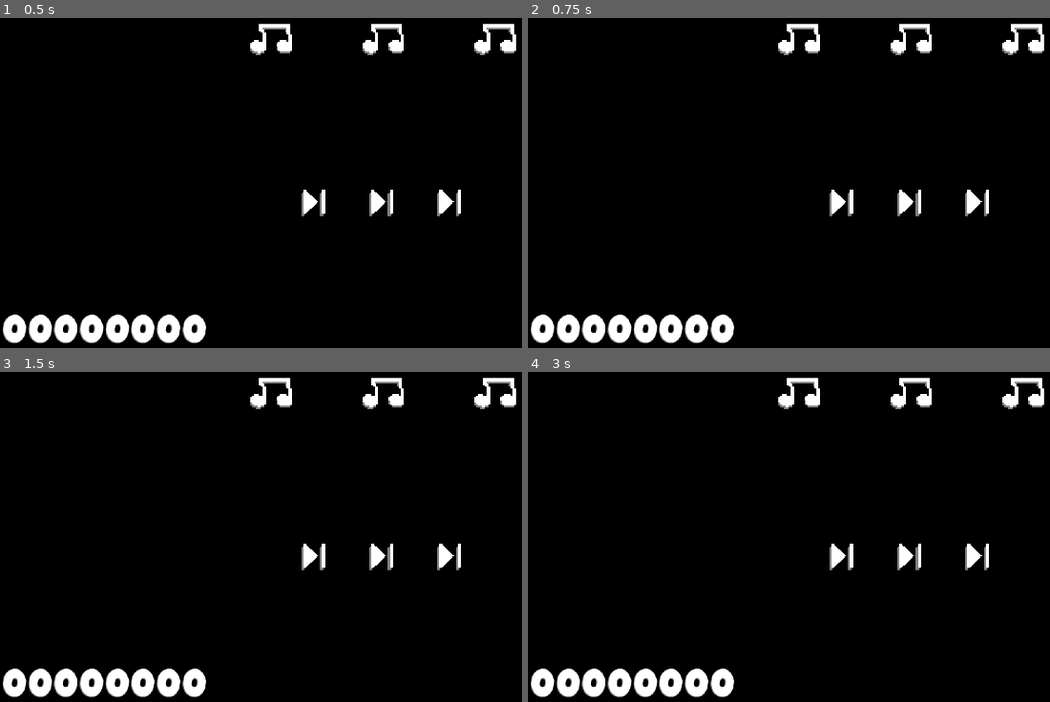
Above: before the commit, frames 1-4 (two rows, left to right).
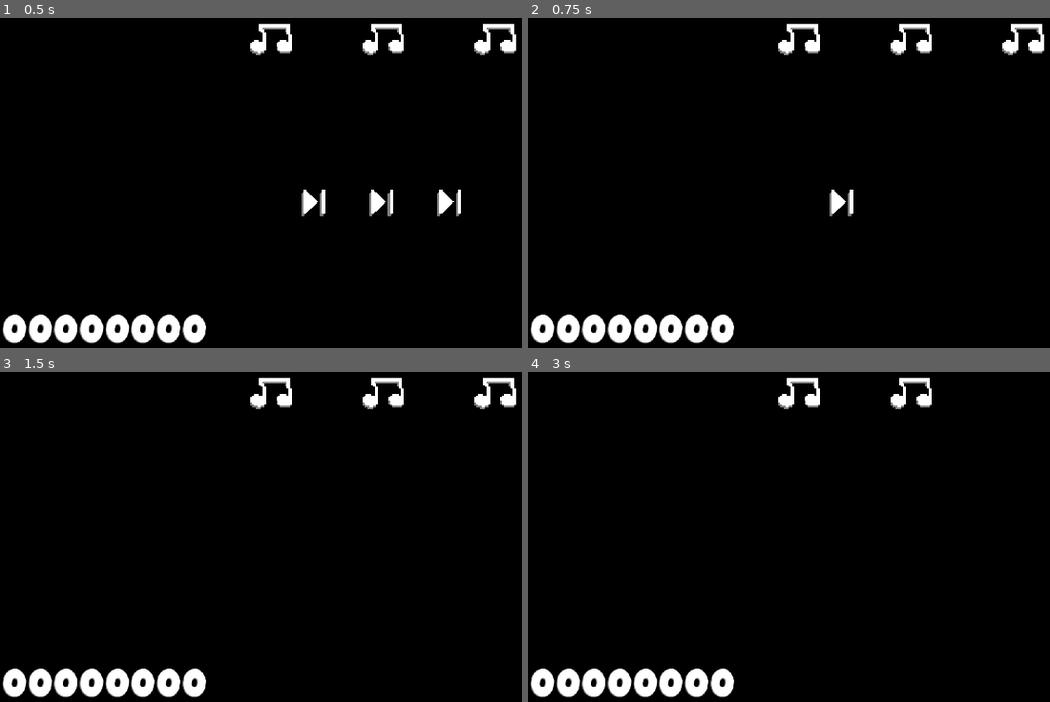
Above: after the commit, the same moments.

Repository: guacboy/guess_the_song
Game: Godot game, scene res://Interface/Gameplay/gameplay.tscn
Two runs of this game, one before a commit and one after it. Both use one fixed random seed, a clock stepped at 60 frames per second and the inputs below. The project has no main scene, so this scene is started directly.
Inputs:
- Up to frame 1 (0.5 s): no input
- Up to frame 2 (0.75 s): tap Enter (return) at 0.5 s; hold Enter (return) from 0.53 s (still down)
- Up to frame 3 (1.5 s): tap Space at 1.25 s; release Enter (return) at 1.28 s; hold Backspace (backspace) from 1.28 s (still down); tap Enter (return) at 1.35 s
- Up to frame 4 (3 s): tap Enter (return) at 2, 2.85 s; release Backspace (backspace) at 2.03 s; hold Enter (return) 2.03-2.78 s; tap Space at 2.75 s

Frame 1 is identical in both runs. In frame 2, 0.5% of the frame differs, in the area x 70-89%, y 52-61%; in frame 3, 0.7%; in frame 4, 1.1%, in the area x 57-99%, y 1-61%.

Commit message:
added status (life/skips) functionality

Diff:
--- a/Interface/Gameplay/gameplay.gd
+++ b/Interface/Gameplay/gameplay.gd
@@ -3,6 +3,10 @@
 @onready var answer = $Answer
 @onready var music = $Music
 
+@onready var lives = $Status/Lives
+@onready var skips = $Status/Skips
+
+# sound effects
 @onready var correct = $"Sound Effects/Correct"
 @onready var wrong = $"Sound Effects/Wrong"
 
@@ -10,15 +14,22 @@
 	Signals.emit_signal("on_new_song")
 
 func _input(event) -> void:
-	# checks answer
-	if event.is_action_pressed("return"):
-		if answer.get_parsed_text() == music.current_song:
-			correct.play()
-			Signals.emit_signal("on_combo_increment", true)
-			Signals.emit_signal("on_score_increment")
+	if event.is_action_pressed("return") or event.is_action_pressed("skip"):
+		# checks if answer is empty
+		if event.is_action_pressed("return") and answer.get_parsed_text() != "":
+			# checks if answer is correct
+			if answer.get_parsed_text() == music.current_song:
+				correct.play()
+				Signals.emit_signal("on_combo_increment", true)
+				Signals.emit_signal("on_score_increment")
+			else:
+				wrong.play()
+				Signals.emit_signal("on_combo_increment", false)
+				Signals.emit_signal("on_status_decrement", lives)
+		# otherwise, skips song
 		else:
-			wrong.play()
 			Signals.emit_signal("on_combo_increment", false)
+			Signals.emit_signal("on_status_decrement", skips)
 
 		# resets text and plays next song
 		answer.text = "[center]"
--- a/Interface/Gameplay/gameplay.tscn
+++ b/Interface/Gameplay/gameplay.tscn
@@ -8,6 +8,7 @@
 [ext_resource type="AudioStream" uid="uid://cvotl165yfq4q" path="res://Common/Sound/correct_sound.mp3" id="3_mta7j"]
 [ext_resource type="AudioStream" uid="uid://cvfai1bpb1t7j" path="res://Common/Sound/wrong_sound.wav" id="4_da7ba"]
 [ext_resource type="Script" path="res://Interface/Gameplay/answer.gd" id="4_qyg63"]
+[ext_resource type="Script" path="res://Interface/Gameplay/status.gd" id="5_r0cem"]
 [ext_resource type="Script" path="res://Interface/Gameplay/music.gd" id="7_eem60"]
 
 [node name="Gameplay" type="Control"]
@@ -69,8 +70,10 @@
 script = ExtResource("4_qyg63")
 metadata/_edit_use_anchors_ = true
 
-[node name="Lives" type="HBoxContainer" parent="."]
-layout_mode = 1
+[node name="Status" type="Node" parent="."]
+script = ExtResource("5_r0cem")
+
+[node name="Lives" type="HBoxContainer" parent="Status"]
 anchors_preset = -1
 anchor_left = 0.283333
 anchor_top = 0.155556
@@ -81,23 +84,22 @@
 grow_vertical = 2
 metadata/_edit_use_anchors_ = true
 
-[node name="Life1" type="TextureRect" parent="Lives"]
+[node name="Life1" type="TextureRect" parent="Status/Lives"]
 layout_mode = 2
 texture = ExtResource("3_kl7ux")
 expand_mode = 3
 
-[node name="Life2" type="TextureRect" parent="Lives"]
+[node name="Life2" type="TextureRect" parent="Status/Lives"]
 layout_mode = 2
 texture = ExtResource("3_kl7ux")
 expand_mode = 3
 
-[node name="Life3" type="TextureRect" parent="Lives"]
+[node name="Life3" type="TextureRect" parent="Status/Lives"]
 layout_mode = 2
 texture = ExtResource("3_kl7ux")
 expand_mode = 3
 
-[node name="Skips" type="HBoxContainer" parent="."]
-layout_mode = 1
+[node name="Skips" type="HBoxContainer" parent="Status"]
 anchors_preset = -1
 anchor_left = 0.366667
 anchor_top = 0.585185
@@ -107,17 +109,17 @@
 grow_vertical = 2
 metadata/_edit_use_anchors_ = true
 
-[node name="Skip1" type="TextureRect" parent="Skips"]
+[node name="Skip1" type="TextureRect" parent="Status/Skips"]
 layout_mode = 2
 texture = ExtResource("3_344g6")
 expand_mode = 3
 
-[node name="Skip2" type="TextureRect" parent="Skips"]
+[node name="Skip2" type="TextureRect" parent="Status/Skips"]
 layout_mode = 2
 texture = ExtResource("3_344g6")
 expand_mode = 3
 
-[node name="Skip3" type="TextureRect" parent="Skips"]
+[node name="Skip3" type="TextureRect" parent="Status/Skips"]
 layout_mode = 2
 texture = ExtResource("3_344g6")
 expand_mode = 3
@@ -133,3 +135,4 @@
 
 [node name="Wrong" type="AudioStreamPlayer2D" parent="Sound Effects"]
 stream = ExtResource("4_da7ba")
+volume_db = 5.0
--- /dev/null
+++ b/Interface/Gameplay/status.gd
@@ -0,0 +1,9 @@
+extends Node
+
+func _ready() -> void:
+	Signals.connect("on_status_decrement", _on_status_decrement)
+
+func _on_status_decrement(status_type: HBoxContainer) -> void:
+	for status in status_type.get_children():
+		status.queue_free()
+		break
--- a/project.godot
+++ b/project.godot
@@ -36,6 +36,11 @@
 "events": [Object(InputEventKey,"resource_local_to_scene":false,"resource_name":"","device":-1,"window_id":0,"alt_press …(182 unchanged characters)…
 ]
 }
+skip={
+"deadzone": 0.5,
+"events": [Object(InputEventKey,"resource_local_to_scene":false,"resource_name":"","device":-1,"window_id":0,"alt_pressed":false,"shift_pressed":false,"ctrl_pressed":false,"meta_pressed":false,"pressed":false,"keycode":0,"physical_keycode":4194306,"key_label":0,"unicode":0,"echo":false,"script":null)
+]
+}
 
 [rendering]
 
--- a/signals.gd
+++ b/signals.gd
@@ -1,7 +1,6 @@
 extends Node
 
-signal on_life_decrement()
-signal on_skip_decrement()
+signal on_status_decrement(status_type)
 
 signal on_combo_increment(is_increment)
 signal on_score_increment()
Not shown: 1 places in Interface/Gameplay/gameplay.tscn that only renumber resources
